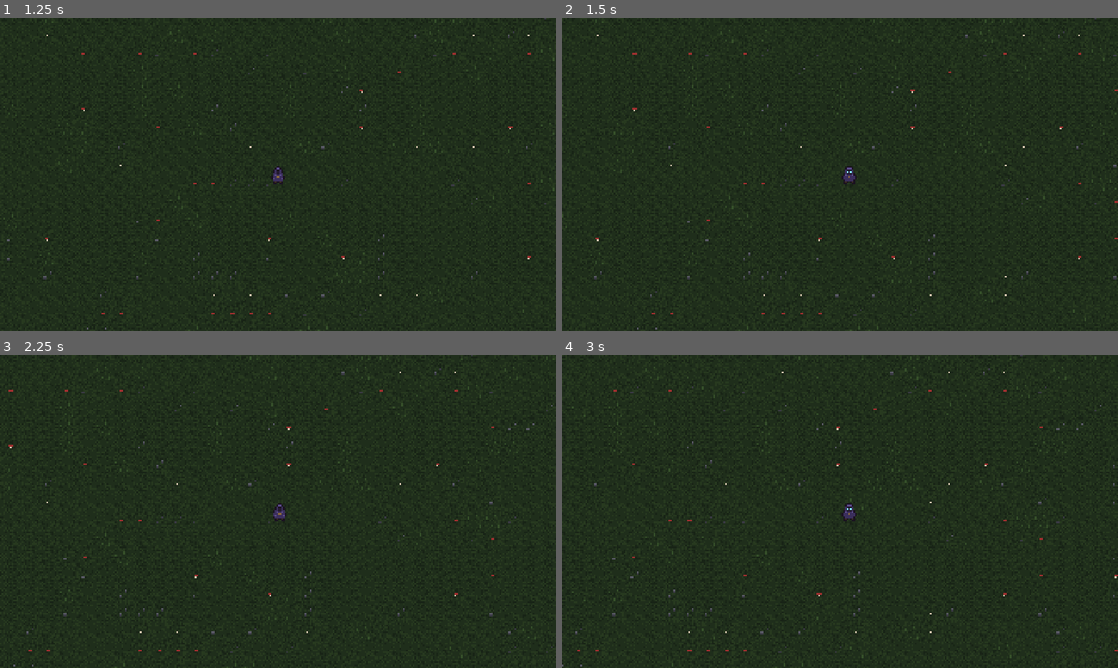
Above: before the commit, frames 1-4 (two rows, left to right).
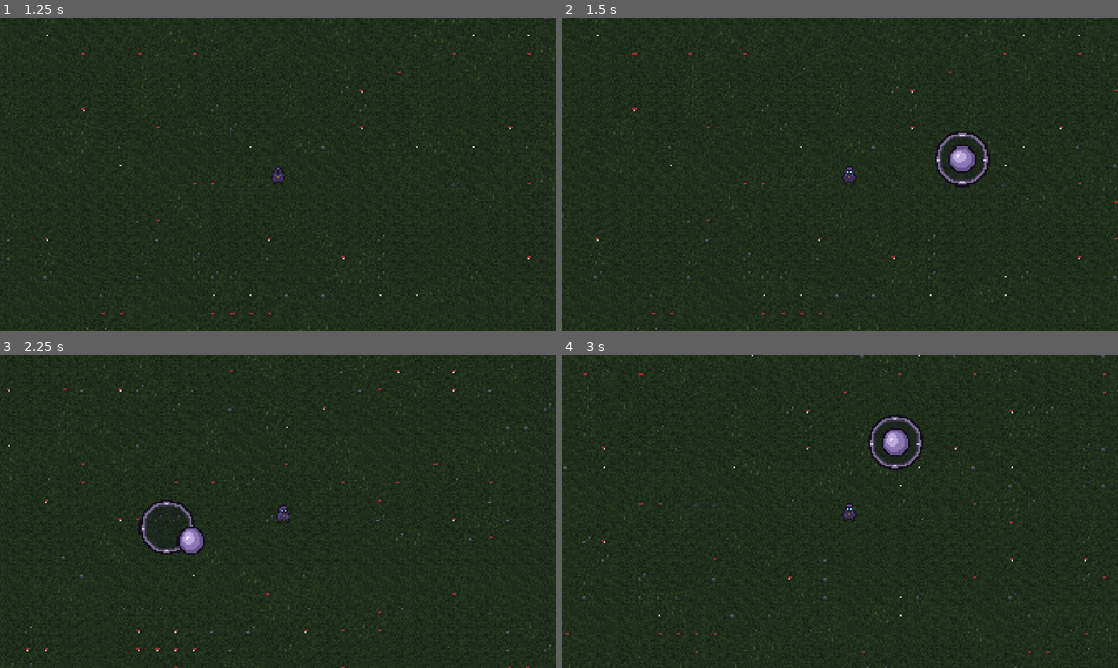
Above: after the commit, the same moments.

Repository: Slydee23/android-bullet-heaven
Game: Godot game, scene res://ui/main_menu.tscn
The game is run twice, just before and just after one commit, with the same random seed, the same clock (stepped at 60 frames per second) and the same inputs.
Inputs (mouse positions are in pixels of both pictures, inside the frame that each line leads up to):
- Up to frame 1 (1.25 s): click "Run starten" at 0.5 s
- Up to frame 2 (1.5 s): tap Enter at 1.25 s; move the mouse to (962, 158) at 1.27 s; hold D from 1.28 s (still down); click (962, 158) at 1.42 s
- Up to frame 3 (2.25 s): release D at 2 s; drag from (166, 527) to (250, 574) at 2.02 s
- Up to frame 4 (3 s): move the mouse to (895, 442) at 2.77 s; hold D from 2.78 s (still down); click (895, 442) at 2.92 s

Frame 1 is identical in both runs. In frame 2, 0.9% of the frame differs, in the area x 67-77%, y 36-55%; in frame 3, 2.2%; in frame 4, 2.2%, in the area x 0-100%, y 0-100%.

Commit message:
M2a: touch joystick (floating/fixed, side, opacity), settings autoload
Co-Authored-By: Claude Opus 5.5 <noreply@anthropic.com>

Diff:
--- a/project.godot
+++ b/project.godot
@@ -16,6 +16,10 @@
 config/features=PackedStringArray("4.7", "Mobile")
 config/icon="res://icon.svg"
 
+[autoload]
+
+Settings="*res://scripts/settings.gd"
+
 [display]
 
 window/size/viewport_width=1920
@@ -23,6 +27,10 @@
 window/stretch/mode="canvas_items"
 window/stretch/aspect="expand"
 window/handheld/orientation=4
+
+[input_devices]
+
+pointing/emulate_touch_from_mouse=true
 
 [internationalization]
 
--- a/scenes/run.tscn
+++ b/scenes/run.tscn
@@ -2,6 +2,7 @@
 
 [ext_resource type="Script" uid="uid://bbto074oje1o2" path="res://scripts/run.gd" id="1_script"]
 [ext_resource type="PackedScene" path="res://scenes/player.tscn" id="2_player"]
+[ext_resource type="Script" path="res://scripts/touch_joystick.gd" id="3_joystick"]
 
 [node name="Run" type="Node2D" unique_id=439059942]
 script = ExtResource("1_script")
@@ -11,3 +12,15 @@
 [node name="Props" type="Node2D" parent="." unique_id=561007299]
 
 [node name="Player" parent="." unique_id=1281301606 instance=ExtResource("2_player")]
+
+[node name="HUD" type="CanvasLayer" parent="."]
+
+[node name="TouchJoystick" type="Control" parent="HUD"]
+layout_mode = 3
+anchors_preset = 15
+anchor_right = 1.0
+anchor_bottom = 1.0
+grow_horizontal = 2
+grow_vertical = 2
+mouse_filter = 2
+script = ExtResource("3_joystick")
--- a/scripts/player.gd
+++ b/scripts/player.gd
@@ -1,6 +1,6 @@
 class_name Player
 extends Node2D
-## Spielfigur: Bewegung (vorerst nur Tastatur, Touch folgt in M2) und Animation.
+## Spielfigur: Bewegung (Touch-Joystick, am PC zusätzlich Tastatur) und Animation.
 
 ## Breite eines Animationsframes im Spritesheet (Pixel)
 const FRAME_WIDTH := 16
@@ -14,6 +14,8 @@
 
 ## Bereich, den der Spieler nicht verlassen kann (setzt die Run-Szene)
 var bounds := Rect2()
+## Touch-Joystick (setzt die Run-Szene)
+var joystick: TouchJoystick
 
 var _current_texture: Texture2D
 var _animation_time := 0.0
@@ -41,6 +43,8 @@
 		direction.y -= 1.0
 	if Input.is_physical_key_pressed(KEY_S) or Input.is_physical_key_pressed(KEY_DOWN):
 		direction.y += 1.0
+	if direction == Vector2.ZERO and joystick:
+		return joystick.output
 	return direction.normalized()
 
 
--- a/scripts/run.gd
+++ b/scripts/run.gd
@@ -15,6 +15,7 @@
 @onready var props: Node2D = $Props
 @onready var player: Player = $Player
 @onready var camera: Camera2D = $Player/Camera2D
+@onready var joystick: TouchJoystick = $HUD/TouchJoystick
 
 
 func _ready() -> void:
@@ -25,6 +26,7 @@
 	# Der Spieler bleibt innerhalb des Baumrings
 	player.bounds = arena.grow(-PROP_SIZE)
 	player.position = arena.get_center()
+	player.joystick = joystick
 
 	camera.limit_left = 0
 	camera.limit_top = 0
--- /dev/null
+++ b/scripts/settings.gd
@@ -0,0 +1,68 @@
+extends Node
+## Spieler-Einstellungen (Autoload "Settings"): werden in user://settings.cfg gespeichert.
+
+signal changed
+
+enum JoystickMode { FLOATING, FIXED }
+## Bildschirmseite, auf der der Joystick startet. Fester Joystick bei BOTH: unten links.
+enum JoystickSide { LEFT, RIGHT, BOTH }
+
+const PATH := "user://settings.cfg"
+## Erhöhen, wenn sich das Dateiformat ändert (alte Dateien lassen sich dann umwandeln)
+const FILE_VERSION := 1
+const MIN_JOYSTICK_OPACITY := 0.2
+
+var joystick_mode := JoystickMode.FLOATING
+var joystick_side := JoystickSide.BOTH
+## Deckkraft des Joysticks, 0.2..1.0
+var joystick_opacity := 1.0
+
+
+func _ready() -> void:
+	load_settings()
+
+
+func load_settings() -> void:
+	var config := ConfigFile.new()
+	if config.load(PATH) != OK:
+		return  # Erster Start: Standardwerte behalten
+	var mode: int = config.get_value("controls", "joystick_mode", joystick_mode)
+	if mode in JoystickMode.values():
+		joystick_mode = mode as JoystickMode
+	var side: int = config.get_value("controls", "joystick_side", joystick_side)
+	if side in JoystickSide.values():
+		joystick_side = side as JoystickSide
+	var opacity: float = config.get_value("controls", "joystick_opacity", joystick_opacity)
+	joystick_opacity = clampf(opacity, MIN_JOYSTICK_OPACITY, 1.0)
+
+
+func save_settings() -> void:
+	var config := ConfigFile.new()
+	config.set_value("meta", "version", FILE_VERSION)
+	config.set_value("controls", "joystick_mode", joystick_mode)
+	config.set_value("controls", "joystick_side", joystick_side)
+	config.set_value("controls", "joystick_opacity", joystick_opacity)
+	# Sicher schreiben: erst temporäre Datei, dann ersetzen
+	var temp_path := PATH + ".tmp"
+	if config.save(temp_path) == OK:
+		DirAccess.rename_absolute(temp_path, PATH)
+
+
+func set_joystick_mode(mode: JoystickMode) -> void:
+	joystick_mode = mode
+	_apply()
+
+
+func set_joystick_side(side: JoystickSide) -> void:
+	joystick_side = side
+	_apply()
+
+
+func set_joystick_opacity(opacity: float) -> void:
+	joystick_opacity = clampf(opacity, MIN_JOYSTICK_OPACITY, 1.0)
+	_apply()
+
+
+func _apply() -> void:
+	save_settings()
+	changed.emit()
--- /dev/null
+++ b/scripts/touch_joystick.gd
@@ -0,0 +1,101 @@
+class_name TouchJoystick
+extends Control
+## Virtueller Touch-Joystick: Floating oder fest, auf der linken, rechten oder beiden Bildschirmseiten
+## (siehe Settings.JoystickMode und Settings.JoystickSide).
+## Liefert die Laufrichtung in `output` (Länge 0..1).
+
+const RING_TEXTURE := preload("res://assets/ui/joystick_ring.png")
+const KNOB_TEXTURE := preload("res://assets/ui/joystick_knob.png")
+
+## Vergrößerung der Joystick-Texturen (Ring 32 px → 192 px)
+const SCALE := 6
+## Abstand des festen Joysticks von der unteren Bildschirmecke
+const FIXED_MARGIN := Vector2(80, 80)
+## Unterhalb dieses Anteils des Radius bleibt der Held stehen
+const DEADZONE := 0.15
+## Durchsichtigkeit des festen Joysticks, solange er nicht berührt wird
+const IDLE_ALPHA := 0.5
+
+## Laufrichtung, Länge 0..1
+var output := Vector2.ZERO
+
+var _touch_index := -1
+var _center := Vector2.ZERO
+var _knob_offset := Vector2.ZERO
+
+
+func _ready() -> void:
+	set_anchors_preset(Control.PRESET_FULL_RECT)
+	mouse_filter = Control.MOUSE_FILTER_IGNORE
+	Settings.changed.connect(_release)
+
+
+func _input(event: InputEvent) -> void:
+	if event is InputEventScreenTouch:
+		if event.pressed and _touch_index == -1 and _can_start_at(event.position):
+			_touch_index = event.index
+			_center = _fixed_center() if Settings.joystick_mode == Settings.JoystickMode.FIXED else event.position
+			_update_knob(event.position)
+		elif not event.pressed and event.index == _touch_index:
+			_release()
+	elif event is InputEventScreenDrag and event.index == _touch_index:
+		_update_knob(event.position)
+
+
+func _can_start_at(pos: Vector2) -> bool:
+	if Settings.joystick_mode == Settings.JoystickMode.FIXED:
+		# Etwas großzügiger als der Ring, damit man ihn leicht trifft
+		return pos.distance_to(_fixed_center()) < _radius() * 1.5
+	match Settings.joystick_side:
+		Settings.JoystickSide.LEFT:
+			return pos.x < size.x * 0.5
+		Settings.JoystickSide.RIGHT:
+			return pos.x >= size.x * 0.5
+	return true  # BOTH
+
+
+func _update_knob(touch_pos: Vector2) -> void:
+	var radius := _radius()
+	_knob_offset = (touch_pos - _center).limit_length(radius)
+	var strength := _knob_offset.length() / radius
+	output = Vector2.ZERO if strength < DEADZONE else _knob_offset / radius
+	queue_redraw()
+
+
+func _release() -> void:
+	_touch_index = -1
+	_knob_offset = Vector2.ZERO
+	output = Vector2.ZERO
+	queue_redraw()
+
+
+func _radius() -> float:
+	return RING_TEXTURE.get_width() * SCALE * 0.5
+
+
+func _fixed_center() -> Vector2:
+	var y := size.y - FIXED_MARGIN.y - _radius()
+	if Settings.joystick_side == Settings.JoystickSide.RIGHT:
+		return Vector2(size.x - FIXED_MARGIN.x - _radius(), y)
+	return Vector2(FIXED_MARGIN.x + _radius(), y)
+
+
+func _draw() -> void:
+	var active := _touch_index != -1
+	var center := _center
+	var alpha := Settings.joystick_opacity
+	if not active:
+		if Settings.joystick_mode != Settings.JoystickMode.FIXED:
+			return  # Floating: nur sichtbar, solange der Daumen drauf ist
+		center = _fixed_center()
+		alpha *= IDLE_ALPHA
+	var ring_size := RING_TEXTURE.get_size() * SCALE
+	var knob_size := KNOB_TEXTURE.get_size() * SCALE
+	var tint := Color(1, 1, 1, alpha)
+	draw_texture_rect(RING_TEXTURE, Rect2(center - ring_size * 0.5, ring_size), false, tint)
+	draw_texture_rect(KNOB_TEXTURE, Rect2(center + _knob_offset - knob_size * 0.5, knob_size), false, tint)
+
+
+func _notification(what: int) -> void:
+	if what == NOTIFICATION_RESIZED:
+		queue_redraw()
Binary file added: assets/ui/joystick_knob.png
Not shown, added: assets/ui/joystick_knob.png.import
Binary file added: assets/ui/joystick_ring.png
Not shown, added: assets/ui/joystick_ring.png.import
Not shown, added: scripts/settings.gd.uid
Not shown, added: scripts/touch_joystick.gd.uid
Not shown, changed: PLAN.md
